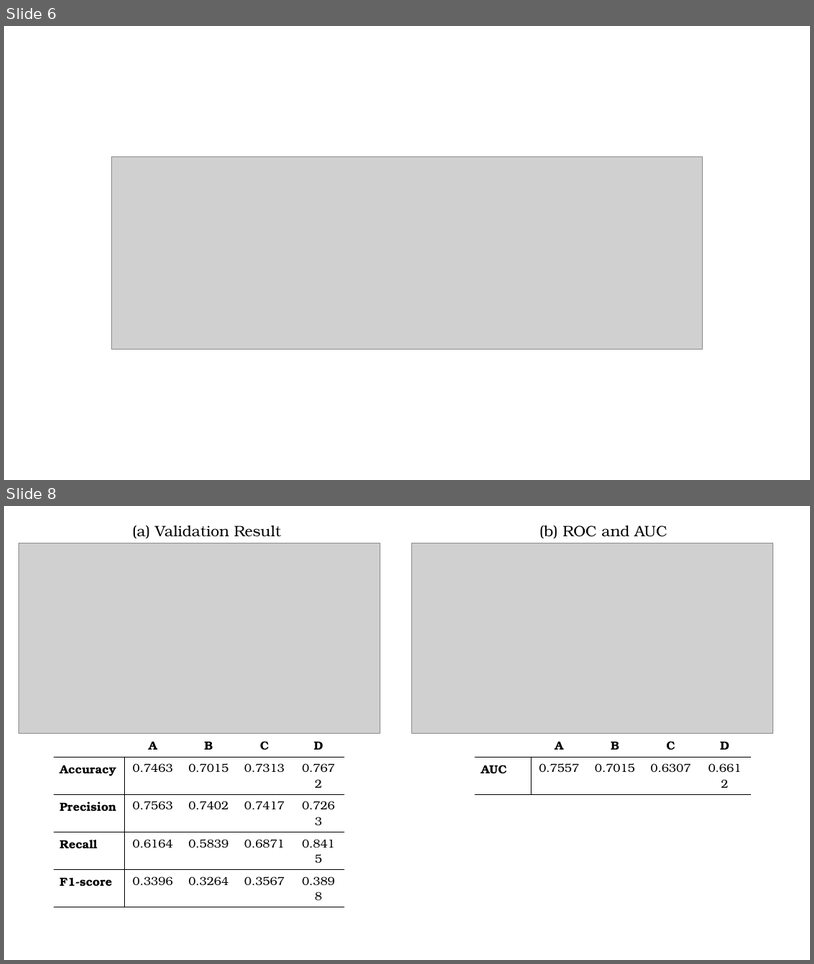
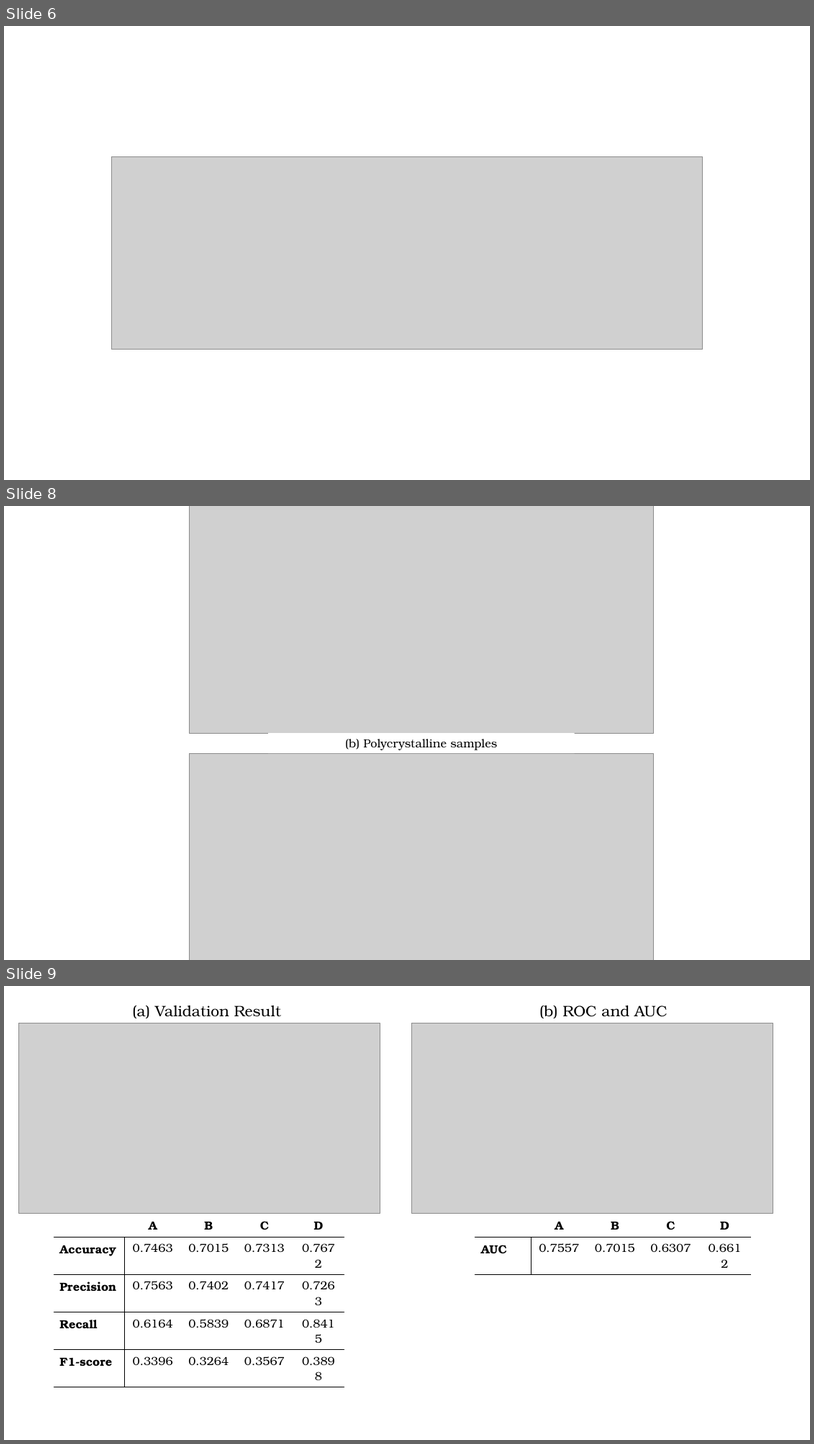
Before and after one commit to vohuynhquangnguyen/SolarPVDiagnostics, a slide deck: docs/figures.pptx. Shown one above the other, each under a label of ours: slides 6 and 8 before the commit, slides 6, 8 and 9 after it; the slides between them are not shown. The pictures are 814x964 and 814x1444 pixels, drawn with LibreOffice and Linux fonts; fonts in the diff are those of the drawing; grey boxes stand for pictures. Boxes give left, top, right and bottom in pixels: in the first picture for what was removed or moved away, otherwise in the second. Text is boxed around its words. In the diff, an @@ line names an element or a change of style, - is before the commit and + after.

```diff
--- a/docs/figures.pptx
+++ b/docs/figures.pptx
@@ slide 8 added at (4, 506, 810, 960), background #FFFFFF @@
@@ picture added at (189, 506, 653, 733) @@
@@ rectangle added at (268, 733, 575, 754), fill #FFFFFF, 14 pt, text #000000 @@
+(b) Polycrystalline samples
@@ picture added at (189, 754, 653, 960) @@
@@ what was slide 8 is now slide 9 @@
```
Also in this commit, not shown: 1 other slide added, 4 other files.
